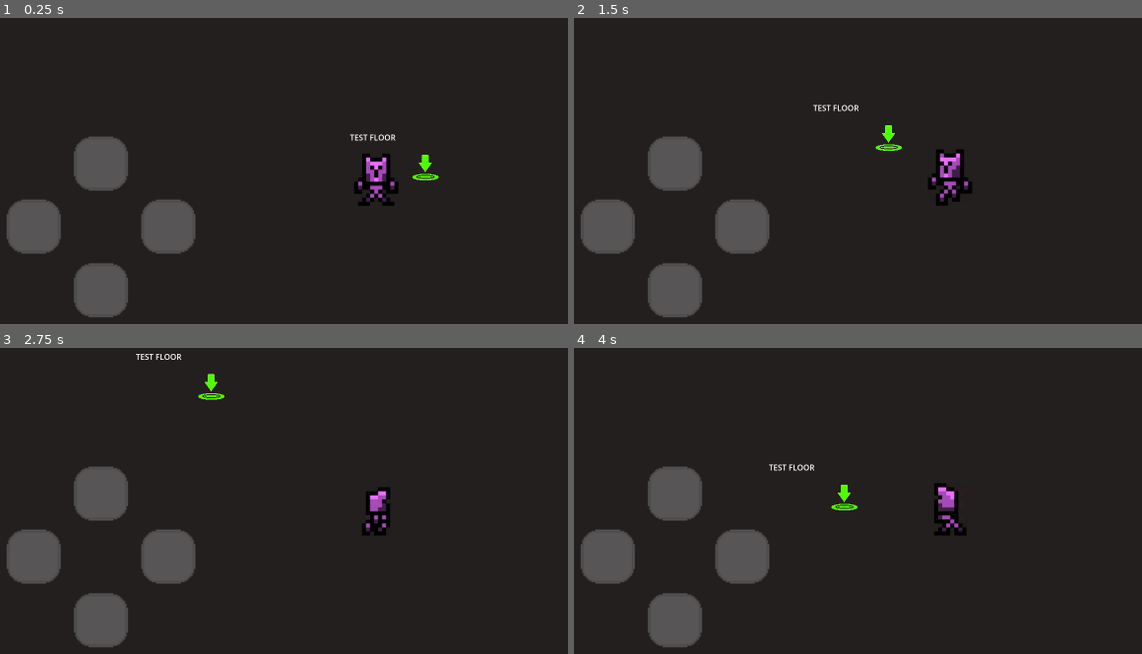
Above: before the commit, frames 1-4 (two rows, left to right).
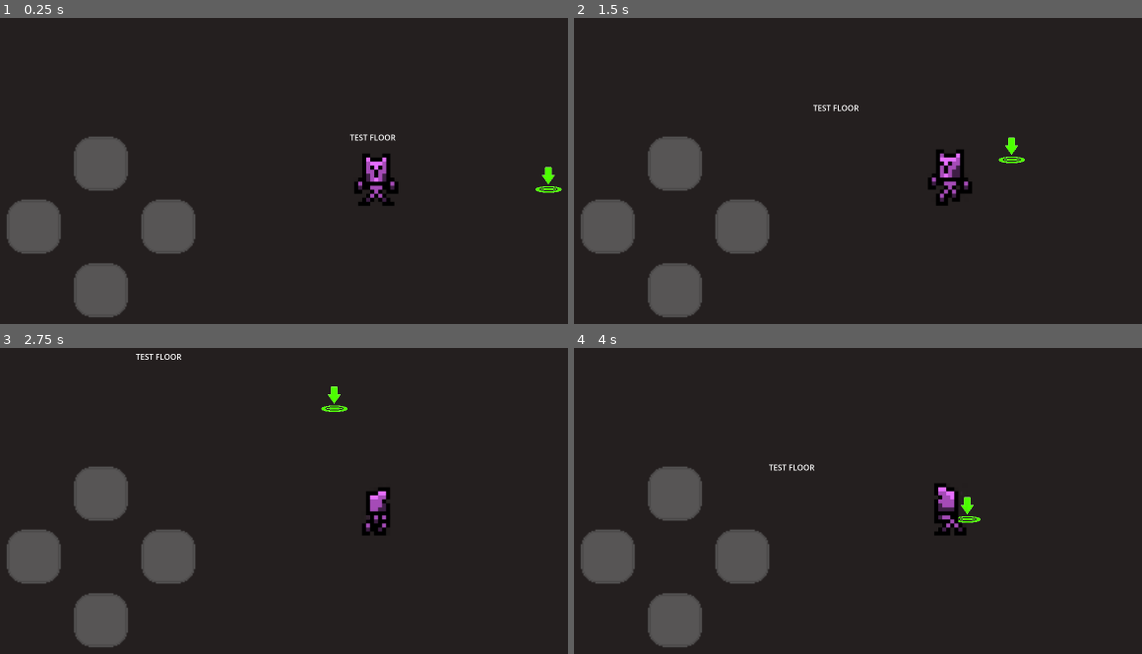
Above: after the commit, the same moments.

Repository: alain-cheng/MOBDEVE-MP
Game: Godot game, scene res://main.tscn
Two runs of this game, one before a commit and one after it. Both use one fixed random seed, a clock stepped at 60 frames per second and the inputs below.
Inputs:
- Up to frame 1 (0.25 s): no input
- Up to frame 2 (1.5 s): hold Right (ui_right) 0.53-1.28 s; hold Down (ui_down) from 1.28 s (still down)
- Up to frame 3 (2.75 s): release Down (ui_down) at 2.03 s; hold Right (ui_right) from 2.03 s (still down)
- Up to frame 4 (4 s): release Right (ui_right) at 2.78 s; hold Up (ui_up) 2.78-3.53 s; hold Left (ui_left) from 3.53 s (still down)

The runs differ from the first frame. In frame 1, 0.3% of the frame differs, in the area x 72-99%, y 44-58%; in frame 2, 0.3%; in frame 3, 0.3%; in frame 4, 0.3%.
Error in both runs: Invalid call. Nonexistent function 'get' in base 'Nil'. (res://player/PlayerData.gd:29)

Commit message:
rearrange testFloor

Diff:
--- a/app/src/main/assets/floors/testFloor/testFloor.tscn
+++ b/app/src/main/assets/floors/testFloor/testFloor.tscn
@@ -8,16 +8,16 @@
 script = ExtResource("1_nxxbc")
 
 [node name="Player" parent="." instance=ExtResource("2_2g7rh")]
-position = Vector2(621, 354)
+position = Vector2(1203, 567)
 
 [node name="Label" type="Label" parent="."]
-offset_left = 523.0
-offset_top = 248.0
-offset_right = 707.0
-offset_bottom = 313.0
+offset_left = 1105.0
+offset_top = 461.0
+offset_right = 1289.0
+offset_bottom = 526.0
 text = "TEST FLOOR"
 horizontal_alignment = 1
 vertical_alignment = 1
 
 [node name="EndPoint" parent="." instance=ExtResource("3_nxc6h")]
-position = Vector2(722, 343)
+position = Vector2(1554, 581)
